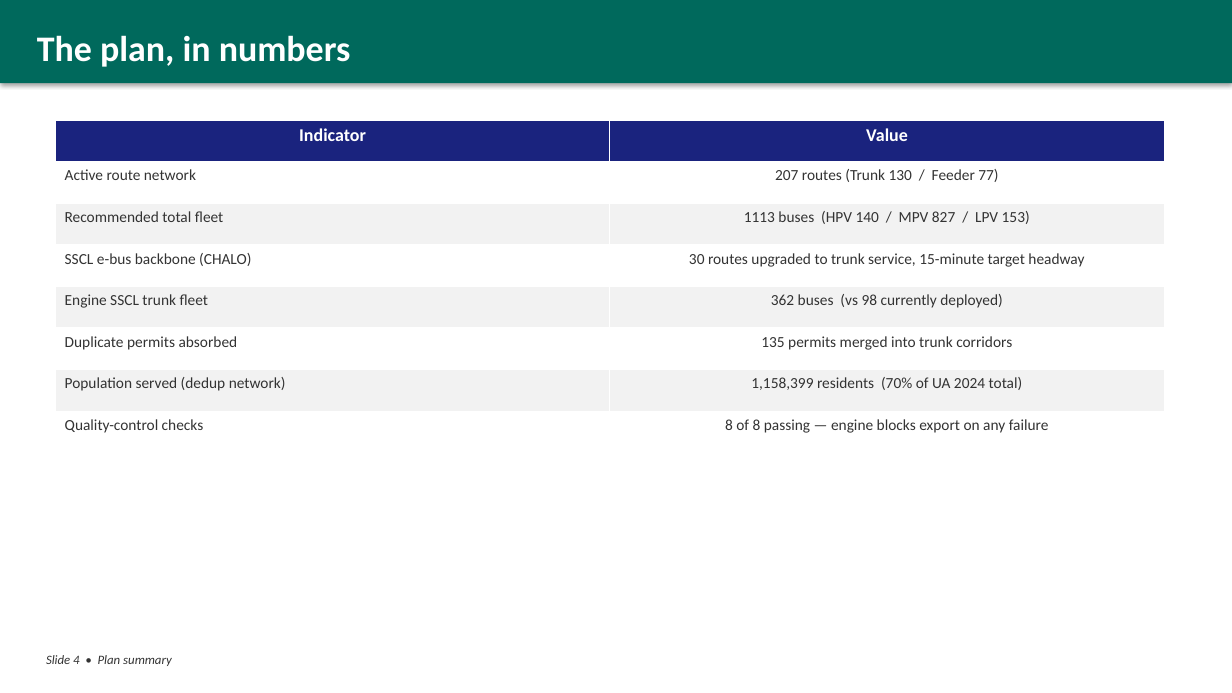
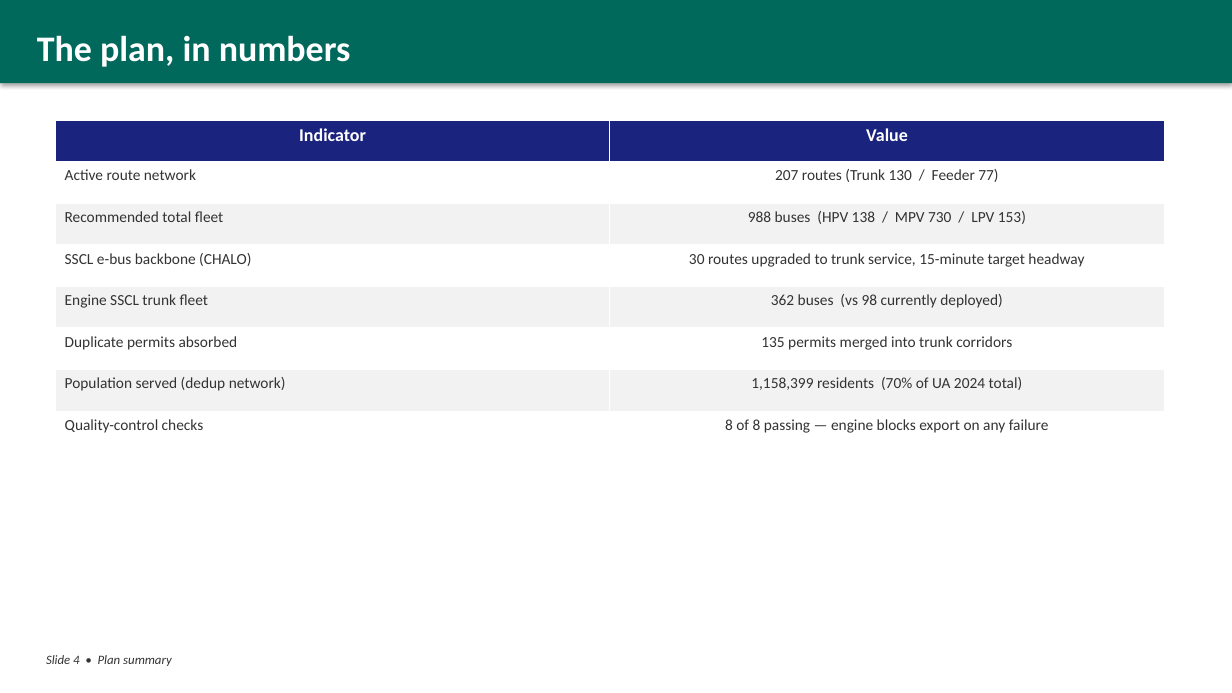
Before and after one commit to Princu-Babu/kashmir-transit-rationalisation, a slide deck: slide 4 of Kashmir_Transit_Government_Briefing.pptx. Drawn at 1232x693 pixels with LibreOffice and Linux fonts; fonts in the diff are those of the drawing. Boxes give left, top, right and bottom in pixels: in the first picture for what was removed or moved away, otherwise in the second. Text is boxed around its words. In the diff, an @@ line names an element or a change of style, - is before the commit and + after.

Commit message:
v3.3.5: conservative phase-1 headways (HP 15->20, MP 30->35)
After v3.3.4 the fleet recommendation came in at 1,113 (+85% over current
Srinagar operations ~600 buses). Reality-checked against Indian peer
cities (Chandigarh CTU at 1M residents runs 15-min headway on only a
handful of routes; most peer cities target 20-30 min on trunks). v3.3.4's
15-min on 130 trunks was ambitious as a Year-1 plan.

v3.3.5 rebalances to a defensible phase-1:
  HEADWAY_HP_MIN  15 -> 20   (non-SSCL trunks; matches BMTC Volvo / Chandigarh)
  HEADWAY_MP_MIN  30 -> 35   (closer to peer feeder norms)
  HEADWAY_LP_MIN  60         (unchanged)
  SSCL_TRUNK_HEADWAY_MIN 15  (unchanged — this is SSCL's published target)

Outcome:
  Total fleet           : 1,113 -> 988  (-125, -11%)
  HPV / MPV / LPV       : 138 / 730 / 120
  Buses per 1000 (1.66M): 0.67 -> 0.60   (Chandigarh peer)
  Expansion vs current  : +85% -> +65%   (more politically palatable)
  Red_Overload          : 0    (unchanged)
  QC checks             : 8/8  (unchanged)
  Active routes         : 207  (unchanged)
  Tourist corridors     : 69   (unchanged)

Headway distribution across 207 active routes:
  45 routes @ 15 min (SSCL)
  85 routes @ 20 min (non-SSCL trunks)
  50 routes @ 35 min (MP feeders)
  4 routes  @ 45 min (social-flag LP -> MP promoted)
  23 routes @ 60 min (LP lifelines)

A future "phase-2 aspirational" run can revert to v3.3.4's 15/30 min
headways for the long-term ambition. README has the comparison table.

Briefing decks regenerated. Dashboard sync follows in the dashboard repo.

```diff
--- a/Kashmir_Transit_Government_Briefing.pptx
+++ b/Kashmir_Transit_Government_Briefing.pptx
@@ table at (55, 120, 1165, 453) @@
-row 3, column 2: 1113 buses (HPV 140 / MPV 827 / LPV 153)
+row 3, column 2: 988 buses (HPV 138 / MPV 730 / LPV 153)
```
Also in this commit, not shown: 2 other slides changed, 5 other files.
